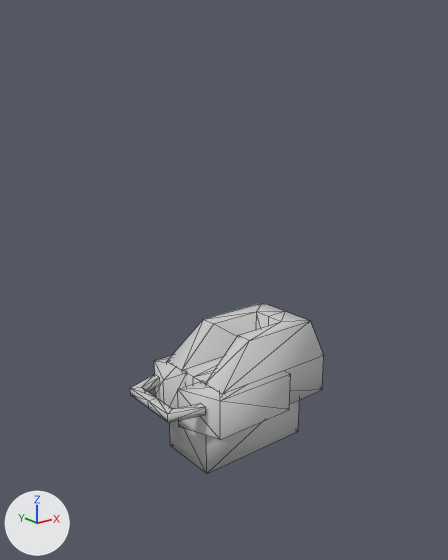
A saved change to the FBX model Assets/Resources/ani/hammer/hammer_attack.FBX.
Before and after are seen from a 50 mm lens placed at (-6.08, -7.28, 6.36), pointed at (-0.19, 0.08, 3.42). Arrows for +X, +Y and +Z are at lower left; the lights stay in place. Mesh edges are drawn as thin lines. Where no turn or scale is listed for an object, it has been applied to the vertices.
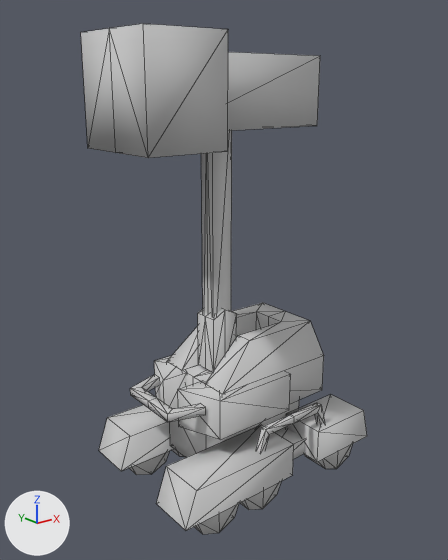
Changed parts and their boxes [x1, y1, x2, y2] in the pictures (448 x 560 px):
'Object065', added
    after: [81, 24, 320, 373]
'Object066', added
    after: [156, 395, 367, 534]
'Object067', added
    after: [99, 405, 183, 475]

Diff of the bpy script that builds the scene:
```diff
--- a/Assets/Resources/ani/hammer/hammer_attack.FBX.py
+++ b/Assets/Resources/ani/hammer/hammer_attack.FBX.py
@@ me_mesh_003 @@
+me_mesh_003.from_pydata(...)  # 53 vertices, 76 faces; spans x -1.66..1.5, y -0.78..0.78, z -0.28..4.72
+me_mesh_003.materials.append(mat_material__2697)  # its picture is missing
@@ me_mesh_001 @@
+me_mesh_001.from_pydata(...)  # 88 vertices, 136 faces; spans x -1.97..1.97, y -0.38..0.38, z -0.68..0.68
+me_mesh_001.materials.append(mat_material__2697)  # its picture is missing
@@ me_mesh_002 @@
+me_mesh_002.from_pydata(...)  # 96 vertices, 146 faces; spans x -1.97..1.97, y -0.38..0.38, z -0.68..0.68
+me_mesh_002.materials.append(mat_material__2697)  # its picture is missing
@@ ob_object065 @@
+ob_object065 = bpy.data.objects.new('Object065', me_mesh_003)
+ob_object065.location = (-0.4, 0.0, 2.31)
@@ ob_object067 @@
+ob_object067 = bpy.data.objects.new('Object067', me_mesh_001)
+ob_object067.location = (0.0, 0.9, 0.67)
@@ ob_object066 @@
+ob_object066 = bpy.data.objects.new('Object066', me_mesh_002)
+ob_object066.location = (0.0, -0.9, 0.67)
```
